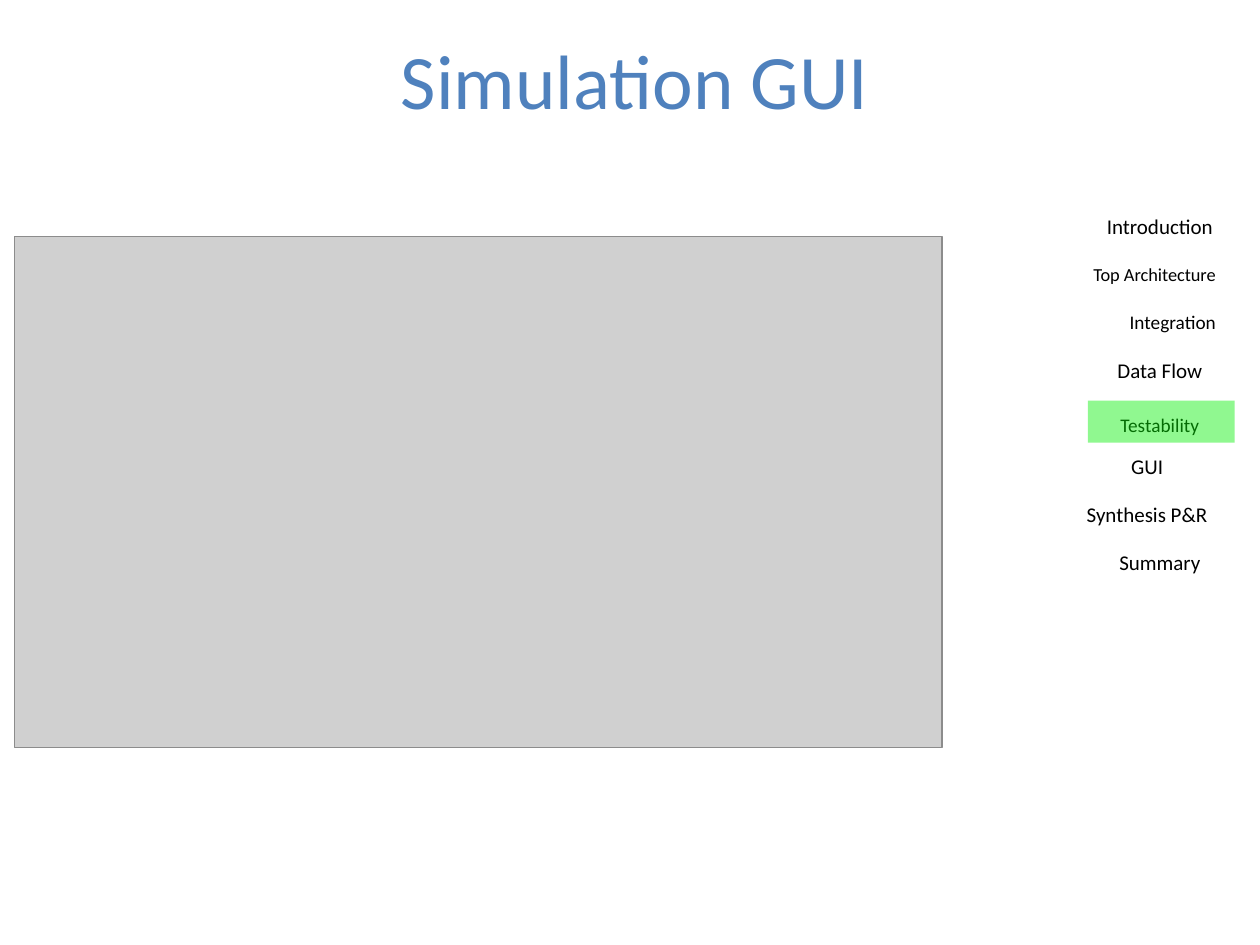
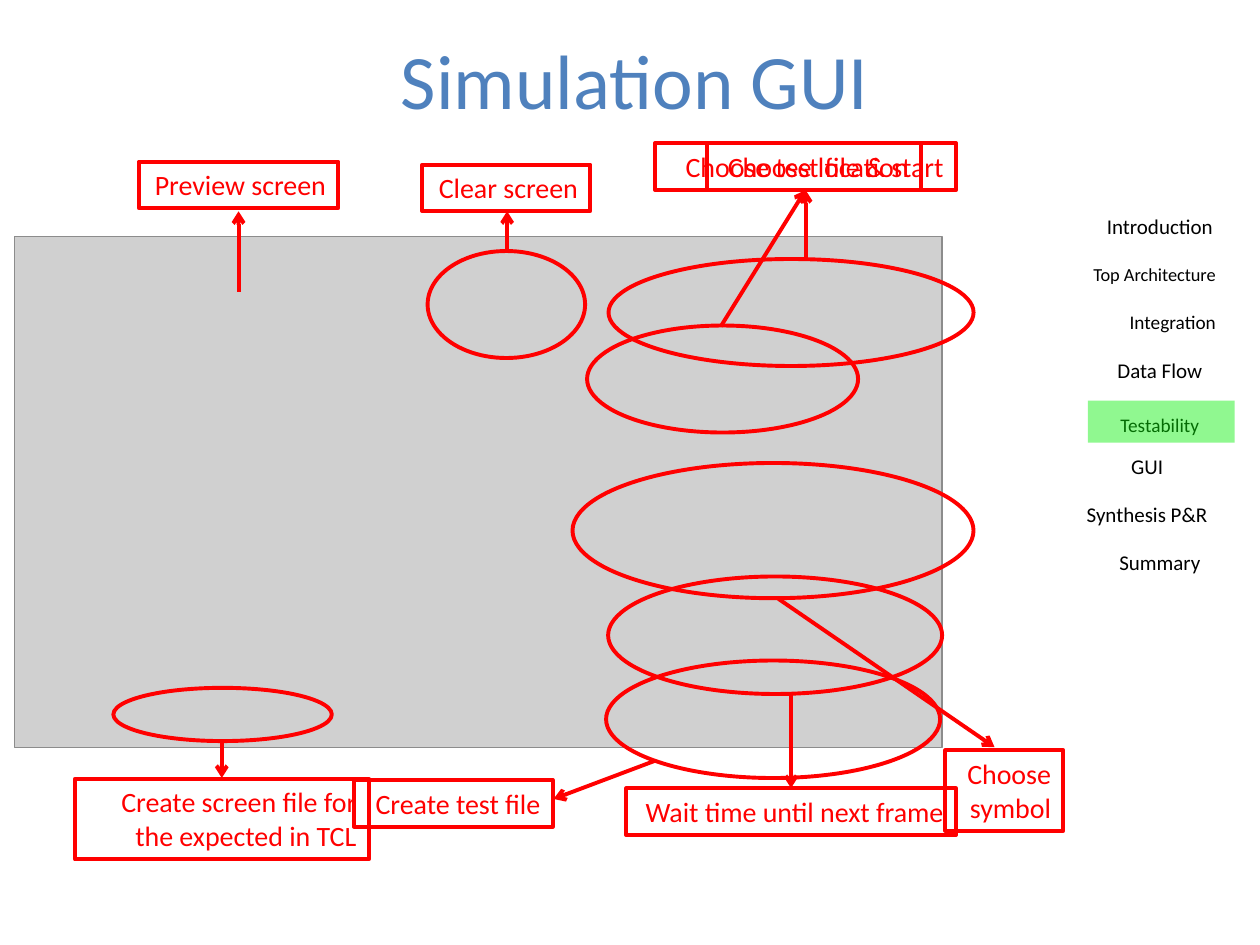
Before and after one commit to sandro6579/symbol-generator, a slide deck: slide 21 of Presentation/Part_B_final/Symbol_Generator_Project_Presentation_Part_B.pptx (slide 22 before the commit). Drawn at 1260x945 pixels with LibreOffice and Linux fonts; fonts in the diff are those of the drawing; grey boxes stand for pictures; background and template pictures are left out. Boxes give left, top, right and bottom in pixels: in the first picture for what was removed or moved away, otherwise in the second. Text is boxed around its words. In the diff, an @@ line names an element or a change of style, - is before the commit and + after.

```diff
--- a/Presentation/Part_B_final/Symbol_Generator_Project_Presentation_Part_B.pptx
+++ b/Presentation/Part_B_final/Symbol_Generator_Project_Presentation_Part_B.pptx
@@ rectangle added at <box>655,144,956,190</box>, outline #FF0000 2.25 pt, 16 pt, text #FF0000 @@
+Choose test file & start
@@ rectangle added at <box>707,144,921,190</box>, outline #FF0000 2.25 pt, 16 pt, text #FF0000 @@
+Choose location
@@ rectangle added at <box>139,161,338,208</box>, outline #FF0000 2.25 pt, 16 pt, text #FF0000 @@
+Preview screen
@@ rectangle added at <box>422,165,590,212</box>, outline #FF0000 2.25 pt, 16 pt, text #FF0000 @@
+Clear screen
@@ arrow added from (721, 326) to (805, 190), #FF0000 2.25 pt @@
@@ arrow added from (805, 260) to (805, 190), #FF0000 2.25 pt @@
@@ arrow added from (238, 292) to (238, 212), #FF0000 2.25 pt @@
@@ arrow added from (508, 251) to (508, 212), #FF0000 2.25 pt @@
@@ ellipse added at <box>427,251,585,358</box>, outline #FF0000 2.25 pt @@
@@ ellipse added at <box>609,260,974,367</box>, outline #FF0000 2.25 pt @@
@@ ellipse added at <box>587,325,858,432</box>, outline #FF0000 2.25 pt @@
@@ ellipse added at <box>572,462,973,597</box>, outline #FF0000 2.25 pt @@
@@ ellipse added at <box>609,577,942,694</box>, outline #FF0000 2.25 pt @@
@@ arrow added from (779, 598) to (994, 747), #FF0000 2.25 pt @@
@@ ellipse added at <box>113,688,331,741</box>, outline #FF0000 2.25 pt @@
@@ ellipse added at <box>606,660,940,777</box>, outline #FF0000 2.25 pt @@
@@ arrow added from (791, 694) to (791, 788), #FF0000 2.25 pt @@
@@ arrow added from (222, 741) to (222, 777), #FF0000 2.25 pt @@
@@ rectangle added at <box>74,779,368,859</box>, outline #FF0000 2.25 pt, 16 pt, text #FF0000 @@
+Create screen file for the expected in TCL
@@ arrow added from (655, 761) to (553, 799), #FF0000 2.25 pt @@
@@ rectangle added at <box>945,750,1063,830</box>, outline #FF0000 2.25 pt, 16 pt, text #FF0000 @@
+Choose symbol
@@ rectangle added at <box>354,780,553,827</box>, outline #FF0000 2.25 pt, 16 pt, text #FF0000 @@
+Create test file
@@ rectangle added at <box>626,789,956,835</box>, outline #FF0000 2.25 pt, 16 pt, text #FF0000 @@
+Wait time until next frame
```
Also in this commit, not shown: 4 other slides changed, 1 slide removed, 2 other files.
